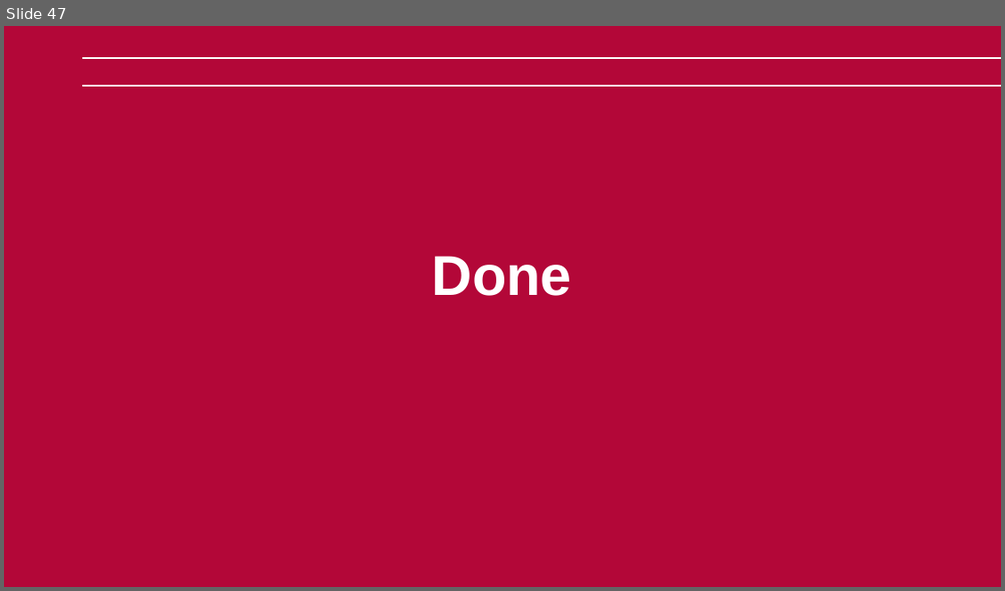
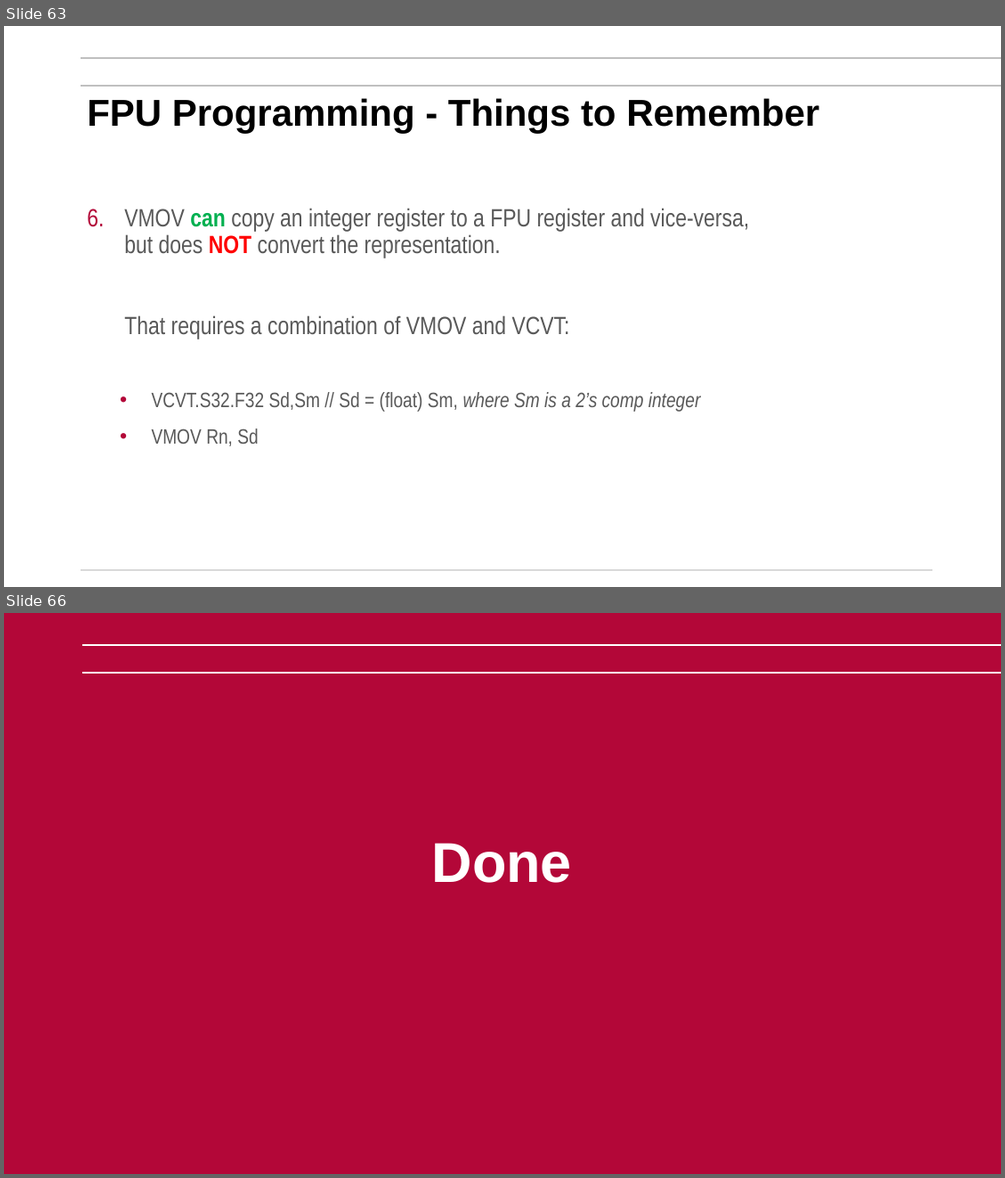
Before and after one commit to mikegrace2/CSEN20-Fall2026-Course-Website, a slide deck: Week08_FloatingPoint/Ch09_Getting Started with Floating Point_V4.pptx. Shown one above the other, each under a label of ours: slide 47 before the commit, slides 63 and 66 after it; the slides between them are not shown. The pictures are 1005x591 and 1005x1178 pixels, drawn with LibreOffice and Linux fonts; fonts in the diff are those of the drawing; background and template pictures are left out. Boxes give left, top, right and bottom in pixels: in the first picture for what was removed or moved away, otherwise in the second. Text is boxed around its words. In the diff, an @@ line names an element or a change of style, - is before the commit and + after.

```diff
--- a/Week08_FloatingPoint/Ch09_Getting Started with Floating Point_V4.pptx
+++ b/Week08_FloatingPoint/Ch09_Getting Started with Floating Point_V4.pptx
@@ slide 63 added at box(4, 26, 1001, 587), background #FFFFFF @@
@@ line added from (81, 57) to (1001, 57), #BFBFBF 1.5 pt @@
@@ line added from (81, 86) to (1001, 86), #BFBFBF 1.5 pt @@
@@ title added at box(87, 98, 819, 133), 36 pt, text #000000, bold @@
+FPU Programming - Things to Remember
@@ text added at box(124, 208, 749, 446), 24 pt, text #595959 @@
+6. VMOV can copy an integer register to a FPU register and vice-versa,
+   but does NOT convert the representation.
+   That requires a combination of VMOV and VCVT:
+  • VCVT.S32.F32 Sd,Sm // Sd = (float) Sm, where Sm is a 2’s comp integer
+  • VMOV Rn, Sd
@@ line added from (81, 571) to (933, 571), #D9D9D9 1.5 pt @@
@@ what was slide 47 is now slide 66 @@
```
Also in this commit, not shown: 17 other slides added.
